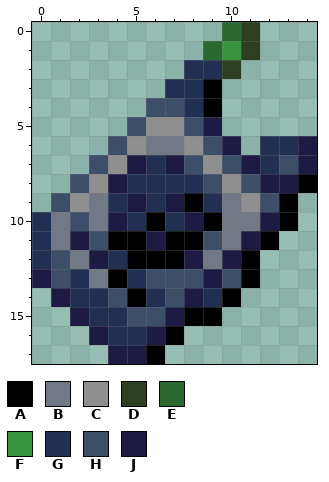
Edited in one commit: pixel-art sprite (Content/Items/Special/WalkieTalkie.png). Above, as it was before the edit.
The file is 30x36 pixels, drawn in blocks of 2x2; one block is one cell here.
Palette (. is transparent): A #000000  B #737887  C #8f8f8f  D #2d3e21  E #2c6931  F #37963d  G #213052  H #3d4e69  J #1d1b43
Pixels before, first column x 0:
 0 ..........ED...
 1 .........EFD...
 2 ........GGD....
 3 .......GGA.....
 4 ......HHGA.....
 5 .....HCCHJ.....
 6 ....HCBBCHJ.GGJ
 7 ...HCJGJHCHJGHJ
 8 ..HCJGGGGHCHJJA
 9 .HCBGJGJAGBCHA.
10 GBHBJGAGJABBJA.
11 GBJHAAJAAHBJA..
12 GHBJGAAAJBJA...
13 JHGBAGHHHJHA...
14 .JGGHAGHJGA....
15 ..JGGHHJAA.....
16 ...JGGJA.......
17 ....JJA........
New version:
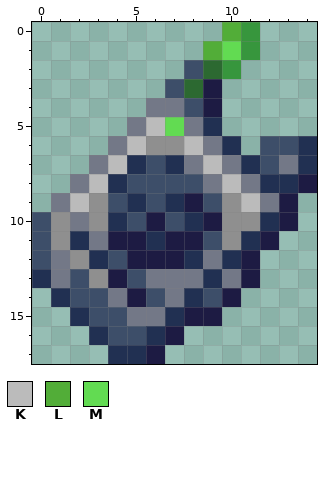
Colours new in this view: K #bbbbbb  L #52ad38  M #62db52
Edits made:
Changed rows in their new state; - is an unchanged pixel.
first column x 0:
 0 ----------LF---
 1 ---------LMF---
 2 --------HEF----
 3 -------HEJ-----
 4 ------BBHJ-----
 5 -----BKMBG-----
 6 ----BKCCKBG-HHG
 7 ---BKGHGBKBGHBG
 8 --BKGHHHHBKBGGJ
 9 -BKCHGHGJHCKBJ-
10 HCBCGHJHGJCCGJ-
11 HCGBJJGJJ-CGJ--
12 HBCGHJJJG-GJ---
13 GBHCJHBBBGBJ---
14 -GHHBJHBGHJ----
15 --GHHBBGJJ-----
16 ---GHHGJ-------
17 ----GGJ--------
Boxes around the changes in both pictures, in picture pixels (x1, y1, x2, y2):
changed: (32, 22, 317, 364)
